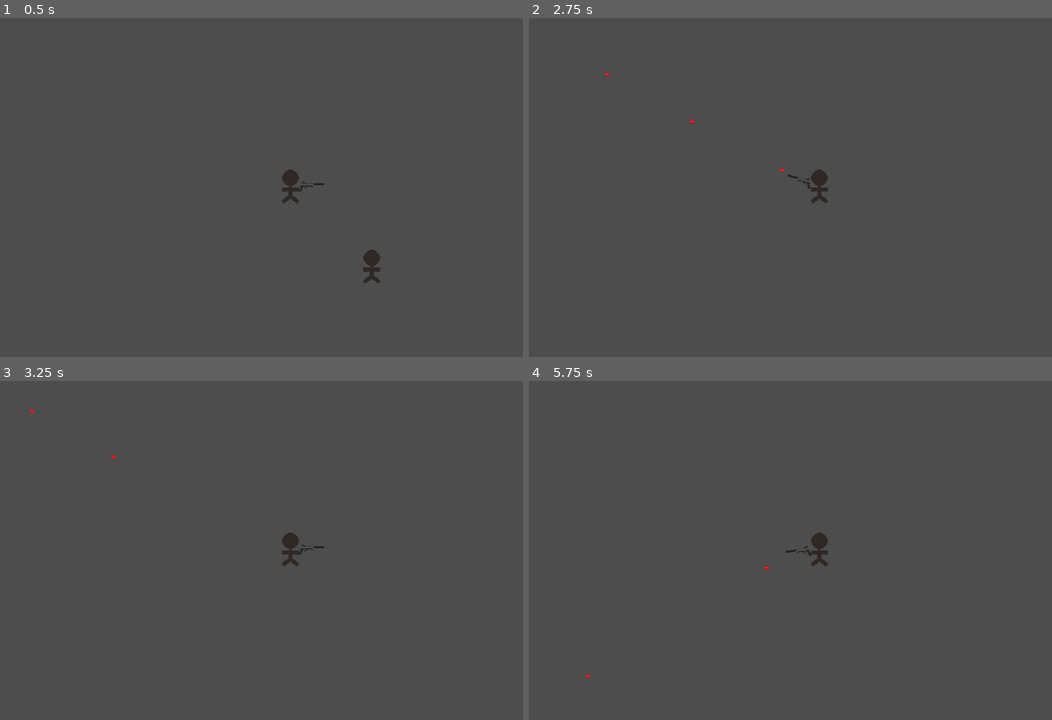
Above: before the commit, frames 1-4 (two rows, left to right).
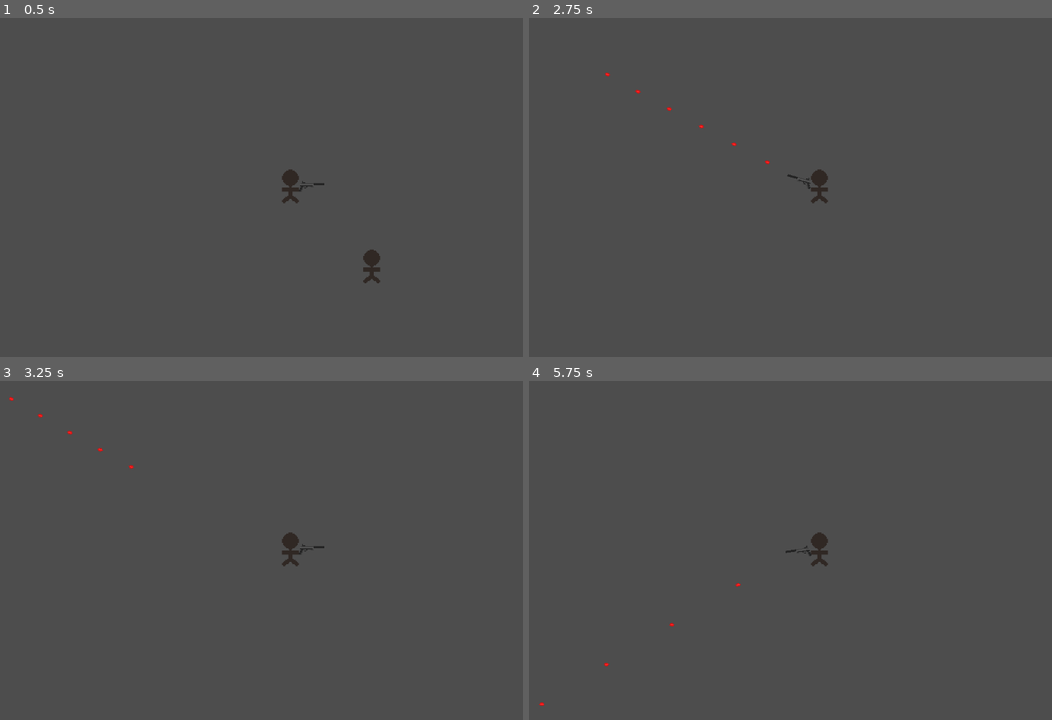
Above: after the commit, the same moments.

Repository: ExHilEr8/Personal-Game-Jam
Game: Godot game, scene res://scenes/main.tscn
Same seed, same stepped clock (60 frames per second), same inputs: the game is played once before the commit and once after it.
Inputs (mouse positions are in pixels of both pictures, inside the frame that each line leads up to):
- Up to frame 1 (0.5 s): no input
- Up to frame 2 (2.75 s): tap Enter at 0.5 s; move the mouse to (790, 255) at 0.52 s; press the mouse at (790, 255) at 0.53 s; hold W (move_up) 0.53-2.03 s; move the mouse to (999, 238) at 1.27 s; release the mouse at (999, 238) at 1.28 s; click (999, 238) at 1.35 s; tap Space at 2 s; move the mouse to (638, 136) at 2.02 s; press the mouse at (638, 136) at 2.03 s; hold A (move_left) from 2.03 s (still down)
- Up to frame 3 (3.25 s): keep holding A (move_left); move the mouse to (319, 550) at 2.77 s; release the mouse at (319, 550) at 2.78 s; click (319, 550) at 2.85 s
- Up to frame 4 (5.75 s): move the mouse to (727, 462) at 3.52 s; release A (move_left) at 3.53 s; press the mouse at (727, 462) at 3.53 s; hold S (move_down) 3.53-4.28 s; tap Enter at 4.25 s; move the mouse to (952, 533) at 4.27 s; release the mouse at (952, 533) at 4.28 s; hold D (move_right) 4.28-5.03 s; click (952, 533) at 4.35 s; tap Space at 5 s; move the mouse to (696, 567) at 5.02 s; press the mouse at (696, 567) at 5.03 s; hold W (move_up) from 5.03 s (still down)

Frame 1 is identical in both runs. In frame 2, less than 0.1% of the frame differs, in the area x 20-49%, y 21-46%; in frame 3, less than 0.1%; in frame 4, less than 0.1%.

Commit message:
Restructuring and hit scan bullets implementation

Diff:
--- /dev/null
+++ b/scenes/HitEffect.gd
@@ -0,0 +1,15 @@
+class_name HitEffect extends RigidBody2D
+
+func play_sound(sound: AudioStream, sound_position: Vector2, sound_volume: float):
+	var audio_stream_player = AudioStreamPlayer2D.new()
+	get_tree().get_root().add_child(audio_stream_player)
+	audio_stream_player.stream = sound
+	audio_stream_player.position = sound_position
+	audio_stream_player.volume_db = sound_volume
+	audio_stream_player.play()
+
+func play_animation(impact_animation, animation_position: Vector2):
+	var impact_instance = impact_animation.instantiate()
+	impact_instance.position = animation_position
+	impact_instance.play("bulletimpact")
+	get_tree().get_root().add_child(impact_instance)
--- /dev/null
+++ b/scenes/WeaponController.gd
@@ -0,0 +1,42 @@
+extends Sprite2D
+
+@export var bullet_speed = 550
+@export var fire_rate = 0.3
+@export var is_hitscan: bool = false
+
+var bullet = preload("res://scenes/tempbullet.tscn")
+var can_fire = true
+
+# Called when the node enters the scene tree for the first time.
+func _ready():
+	pass # Replace with function body.
+
+
+# Called every frame. 'delta' is the elapsed time since the previous frame.
+func _process(delta):
+	if Input.is_action_pressed("primary_action") and can_fire == true:
+		if(is_hitscan == false):
+			fire_projectile(bullet_speed)
+		else:
+			fire_hitscan()
+
+		can_fire = false
+		await(get_tree().create_timer(fire_rate).timeout)
+		can_fire = true
+
+func fire_projectile(speed: float):
+	var bullet_instance = bullet.instantiate()
+	bullet_instance.position = $BulletInstancePoint.get_global_position()
+	bullet_instance.rotation = global_rotation
+	bullet_instance.apply_impulse(Vector2(speed, 0).rotated(global_rotation), Vector2())
+	get_tree().get_root().add_child(bullet_instance)
+
+	bullet_instance.enemy_hit.connect(on_enemy_hit)
+
+func fire_hitscan():
+	var space_state = get_world_2d().direct_space_state
+	var bullet_raycast = PhysicsRayQueryParameters2D.create($BulletInstancePoint.get_global_position(), get_global_mouse_position())
+	var result = space_state.intersect_ray(bullet_raycast)
+
+func on_enemy_hit(hit_position: Vector2, enemy: Node):
+	pass
--- a/scenes/bullet_effect_animation.tscn
+++ b/scenes/bullet_effect_animation.tscn
@@ -1,7 +1,7 @@
 [gd_scene load_steps=10 format=3 uid="uid://045nf1jcjwss"]
 
 [ext_resource type="Texture2D" uid="uid://cfm0qqna885gv" path="res://assets/spritesheets/tempbulletimpact-Sheet.png" id="1_gqtpy"]
-[ext_resource type="Script" path="res://scripts/bullet_effect_animation.gd" id="2_od62s"]
+[ext_resource type="Script" path="res://scenes/bullet_effect_animation.gd" id="2_od62s"]
 
 [sub_resource type="AtlasTexture" id="AtlasTexture_37a1i"]
 atlas = ExtResource("1_gqtpy")
--- a/scenes/main.tscn
+++ b/scenes/main.tscn
@@ -1,7 +1,7 @@
 [gd_scene load_steps=6 format=3 uid="uid://dib3hnth51t1o"]
 
 [ext_resource type="PackedScene" uid="uid://dbwiyy32jjiv8" path="res://scenes/player/player.tscn" id="1_scfp7"]
-[ext_resource type="Script" path="res://scripts/WeaponContainer.gd" id="2_ex5qh"]
+[ext_resource type="Script" path="res://scenes/WeaponContainer.gd" id="2_ex5qh"]
 [ext_resource type="PackedScene" uid="uid://bqsven3245ab8" path="res://scenes/pistol.tscn" id="2_gt0pd"]
 [ext_resource type="Texture2D" uid="uid://8ba48ruimrsk" path="res://assets/sprites/tempplayer.png" id="4_c8107"]
 
@@ -17,12 +17,13 @@
 
 [node name="Pistol" parent="Player/WeaponContainer" instance=ExtResource("2_gt0pd")]
 position = Vector2(20, 0)
+fire_rate = 0.1
 
 [node name="Tempplayer" type="Sprite2D" parent="."]
 position = Vector2(77, 76)
 texture = ExtResource("4_c8107")
 
-[node name="StaticBody2D" type="StaticBody2D" parent="Tempplayer"]
+[node name="StaticBody2D" type="StaticBody2D" parent="Tempplayer" groups=["Enemy"]]
 collision_layer = 7
 collision_mask = 7
 
--- a/scenes/pistol.tscn
+++ b/scenes/pistol.tscn
@@ -1,7 +1,7 @@
 [gd_scene load_steps=3 format=3 uid="uid://bqsven3245ab8"]
 
 [ext_resource type="Texture2D" uid="uid://db4ugxtwnbp6" path="res://assets/sprites/temppistol.png" id="1_kegjo"]
-[ext_resource type="Script" path="res://scripts/WeaponController.gd" id="2_khq8r"]
+[ext_resource type="Script" path="res://scenes/WeaponController.gd" id="2_khq8r"]
 
 [node name="Pistol" type="Sprite2D"]
 texture = ExtResource("1_kegjo")
--- /dev/null
+++ b/scenes/tempbullet.gd
@@ -0,0 +1,18 @@
+extends HitEffect
+
+@export var sound_volume : float = 0.0
+
+signal enemy_hit(position: Vector2, enemy: Node)
+
+var impact_animation = preload("res://scenes/bullet_effect_animation.tscn")
+var sound = preload("res://assets/audio/hitmarker.wav")
+
+func _on_body_entered(body:Node):
+	if not body.is_in_group("Player") and body.is_in_group("Enemy"):
+		var bullet_global_position = get_global_position()
+
+		play_animation(impact_animation, bullet_global_position)
+		play_sound(sound, bullet_global_position, sound_volume)
+		enemy_hit.emit(bullet_global_position, body)
+
+		queue_free()
--- a/scenes/tempbullet.tscn
+++ b/scenes/tempbullet.tscn
@@ -1,6 +1,6 @@
 [gd_scene load_steps=4 format=3 uid="uid://cpw5b5csmui8a"]
 
-[ext_resource type="Script" path="res://scripts/tempbullet.gd" id="1_jekyc"]
+[ext_resource type="Script" path="res://scenes/tempbullet.gd" id="1_aa1gw"]
 [ext_resource type="Texture2D" uid="uid://cehqvc2pfgajk" path="res://assets/sprites/tempbullet.png" id="1_l8pkb"]
 
 [sub_resource type="RectangleShape2D" id="RectangleShape2D_eh2ju"]
@@ -8,9 +8,10 @@
 
 [node name="tempbullet" type="RigidBody2D" groups=["Projectile"]]
 lock_rotation = true
+continuous_cd = 1
 max_contacts_reported = 1
 contact_monitor = true
-script = ExtResource("1_jekyc")
+script = ExtResource("1_aa1gw")
 sound_volume = -15.0
 
 [node name="Sprite2D" type="Sprite2D" parent="."]
--- a/scripts/WeaponController.gd
+++ /dev/null
@@ -1,25 +0,0 @@
-extends Sprite2D
-
-@export var bullet_speed = 550
-@export var fire_rate = 0.3
-
-var bullet = preload("res://scenes/tempbullet.tscn")
-var can_fire = true
-
-# Called when the node enters the scene tree for the first time.
-func _ready():
-	pass # Replace with function body.
-
-
-# Called every frame. 'delta' is the elapsed time since the previous frame.
-func _process(delta):
-	if Input.is_action_pressed("primary_action") and can_fire == true:
-		var bullet_instance = bullet.instantiate()
-		bullet_instance.position = $BulletInstancePoint.get_global_position()
-		bullet_instance.rotation = global_rotation
-		bullet_instance.apply_impulse(Vector2(bullet_speed, 0).rotated(global_rotation), Vector2())
-		get_tree().get_root().add_child(bullet_instance)
-
-		can_fire = false
-		await(get_tree().create_timer(fire_rate).timeout)
-		can_fire = true
--- a/scripts/tempbullet.gd
+++ /dev/null
@@ -1,26 +0,0 @@
-extends RigidBody2D
-
-@export var sound_volume : float = 0.0
-
-var bullet_impact_animation = preload("res://scenes/bullet_effect_animation.tscn")
-var sound = preload("res://assets/audio/hitmarker.wav")
-
-func _on_body_entered(body:Node):
-	if not body.is_in_group("Player"):
-		var bullet_impact_instance = bullet_impact_animation.instantiate()
-		bullet_impact_instance.position = get_global_position()
-		bullet_impact_instance.play("bulletimpact")
-		get_tree().get_root().add_child(bullet_impact_instance)
-		play_sound()
-
-		queue_free()
-
-# Instantiates a new AudioStreamPlayer2D to play the preloaded sound at the
-#	bullet location.
-func play_sound():
-	var audio_stream_player = AudioStreamPlayer2D.new()
-	get_tree().get_root().add_child(audio_stream_player)
-	audio_stream_player.position = get_global_position()
-	audio_stream_player.stream = sound
-	audio_stream_player.volume_db = sound_volume
-	audio_stream_player.play()
Renamed: scripts/WeaponContainer.gd -> scenes/WeaponContainer.gd
Renamed: scripts/bullet_effect_animation.gd -> scenes/bullet_effect_animation.gd
